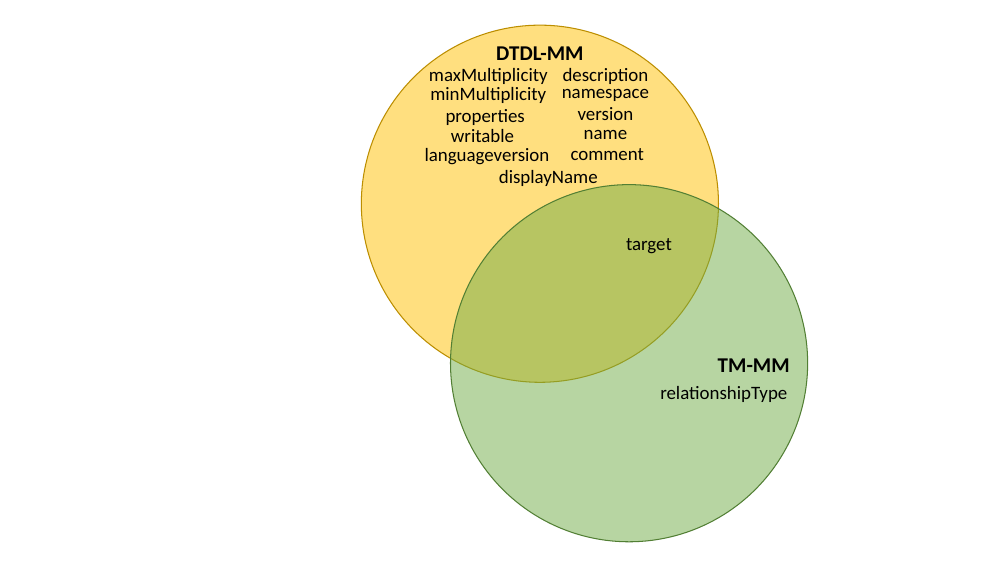
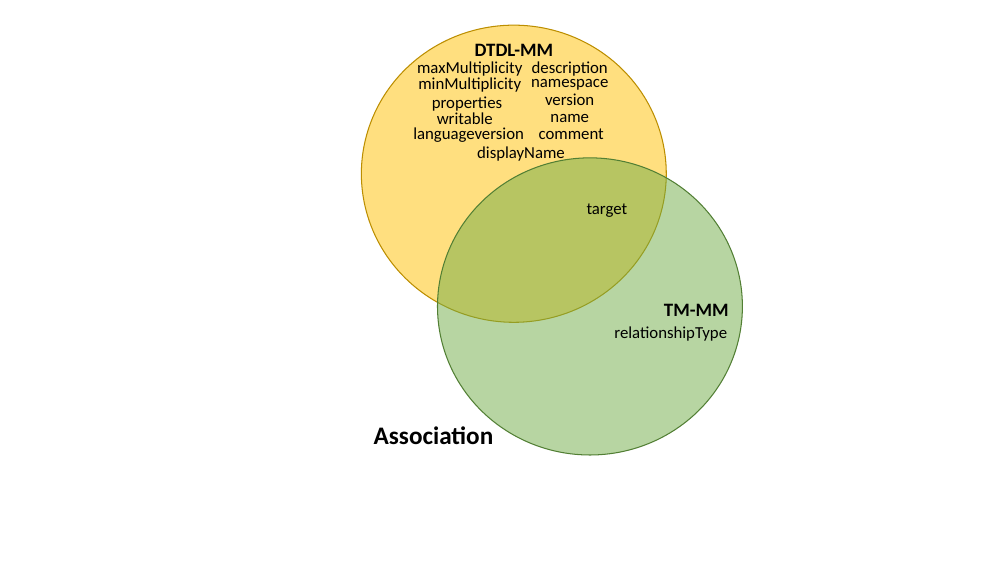
Before and after one commit to derlehner/dt_language_comparison, a slide deck: slide 5 of Figures.pptx. Drawn at 1008x567 pixels with LibreOffice and Linux fonts; fonts in the diff are those of the drawing. Boxes give left, top, right and bottom in pixels: in the first picture for what was removed or moved away, otherwise in the second. Text is boxed around its words. In the diff, an @@ line names an element or a change of style, - is before the commit and + after.

```diff
--- a/Figures.pptx
+++ b/Figures.pptx
@@ ellipse: place and size @@
-ellipse at (361, 25, 718, 382)
+ellipse at (361, 25, 666, 322)
@@ text "DTDL-MM": place and size @@
-text "DTDL-MM" at (496, 46, 583, 60)
+text "DTDL-MM" at (475, 43, 554, 62)
@@ text "DTDL-MM" at (475, 43, 554, 62): size 20 to 18 pt @@
@@ text "description": place and size @@
-text "description" at (563, 68, 649, 84)
+text "description" at (532, 61, 608, 76)
@@ text "properties": place and size @@
-text "properties" at (446, 109, 525, 125)
+text "properties" at (432, 96, 502, 111)
@@ text "minMultiplicity": place and size @@
-text "minMultiplicity" at (430, 87, 546, 103)
+text "minMultiplicity" at (418, 77, 521, 92)
@@ text "namespace": place and size @@
-text "namespace" at (562, 83, 649, 101)
+text "namespace" at (531, 74, 608, 90)
@@ text "version": place and size @@
-text "version" at (578, 107, 634, 120)
+text "version" at (545, 93, 594, 105)
@@ text "writable": place and size @@
-text "writable" at (451, 129, 514, 142)
+text "writable" at (437, 112, 493, 124)
@@ text "languageversion": place and size @@
-text "languageversion" at (425, 148, 550, 165)
+text "languageversion" at (413, 127, 524, 142)
@@ text "name": place and size @@
-text "name" at (584, 130, 627, 139)
+text "name" at (550, 114, 589, 122)
@@ text "comment": place and size @@
-text "comment" at (571, 148, 644, 160)
+text "comment" at (539, 128, 604, 139)
@@ text "displayName": place and size @@
-text "displayName" at (499, 170, 598, 188)
+text "displayName" at (477, 146, 565, 163)
@@ ellipse: place and size @@
-ellipse at (451, 185, 808, 541)
+ellipse at (438, 158, 743, 455)
@@ text "target": place and size @@
-text "target" at (626, 238, 672, 254)
+text "target" at (587, 203, 628, 217)
@@ text "TM-MM" at (664, 303, 729, 316): size 20 to 18 pt @@
@@ text "TM-MM": place and size @@
-text "TM-MM" at (718, 358, 790, 372)
+text "TM-MM" at (664, 303, 729, 316)
@@ size 18 to 16 pt in 13 elements at (417, 61, 522, 78), (418, 77, 521, 92), (432, 96, 502, 111), (532, 61, 608, 76), (437, 112, 493, 124), (531, 74, 608, 90), (413, 127, 524, 142), (545, 93, 594, 105), (550, 114, 589, 122), (477, 146, 565, 163), (539, 128, 604, 139), (587, 203, 628, 217), (614, 326, 727, 341) @@
@@ text "relationshipType": place and size @@
-text "relationshipType" at (660, 386, 787, 402)
+text "relationshipType" at (614, 326, 727, 341)
@@ text added at (374, 426, 494, 445), 24 pt, text #000000, bold @@
+Association
```
Also in this commit, not shown: 4 other slides changed.
